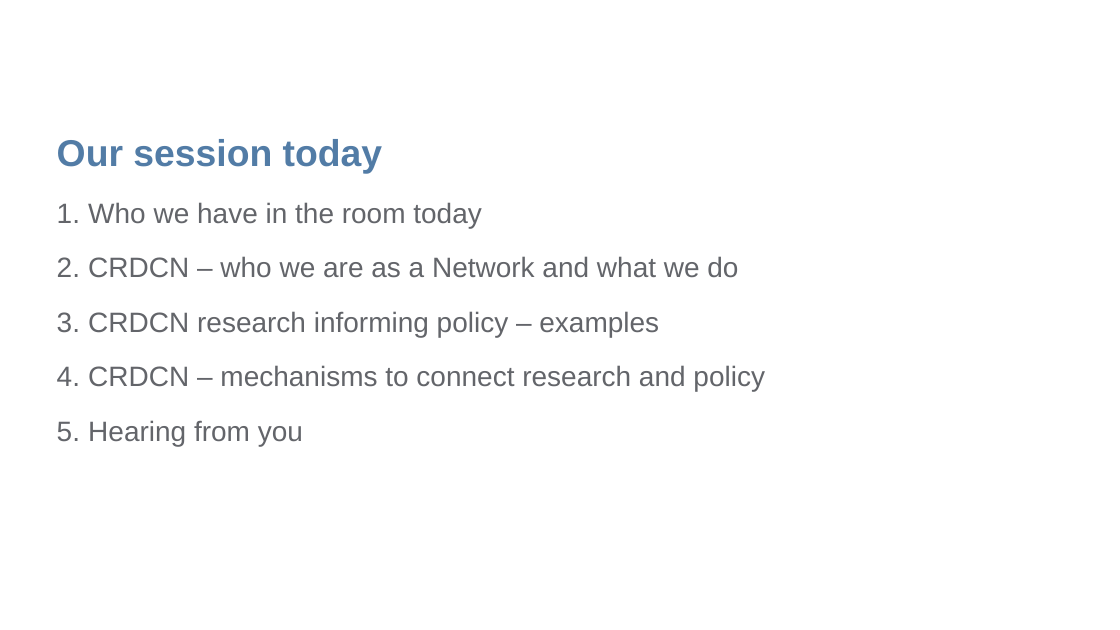
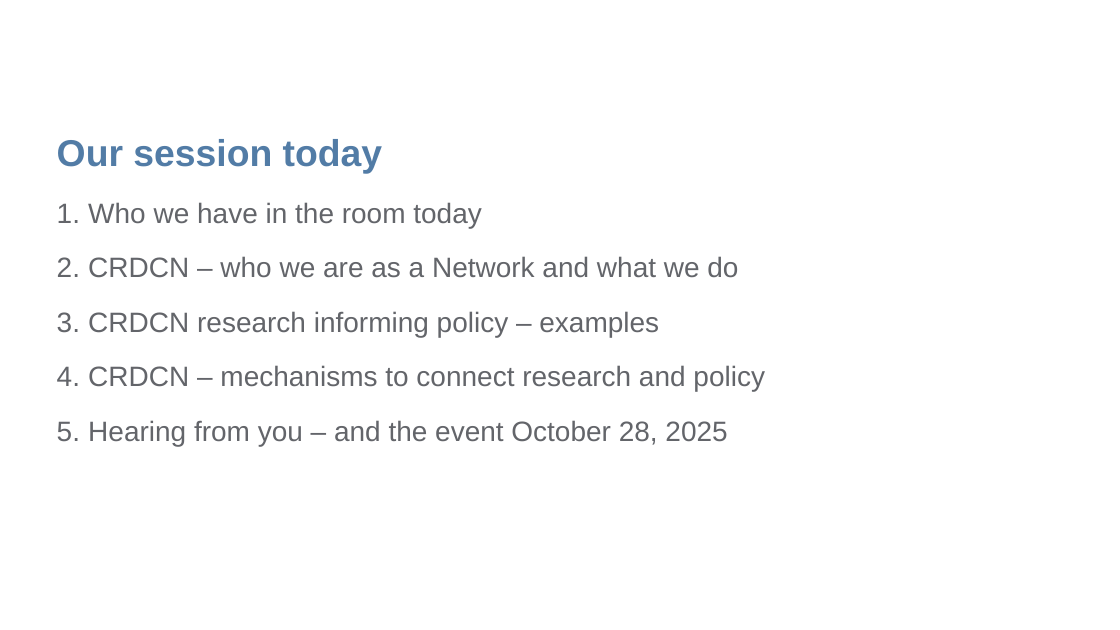
Before and after one commit to CRDCN/RAD_Training, a slide deck: slide 3 of Provincial outreach deck.pptx. Drawn at 1120x630 pixels with LibreOffice and Linux fonts; fonts in the diff are those of the drawing; background and template pictures are left out. Boxes give left, top, right and bottom in pixels: in the first picture for what was removed or moved away, otherwise in the second. Text is boxed around its words. In the diff, an @@ line names an element or a change of style, - is before the commit and + after.

```diff
--- a/Provincial outreach deck.pptx
+++ b/Provincial outreach deck.pptx
@@ text at (88,420,727,446): text changed @@
-5. Hearing from you
+5. Hearing from you – and the event October 28, 2025
```
Also in this commit, not shown: 4 other slides changed.
